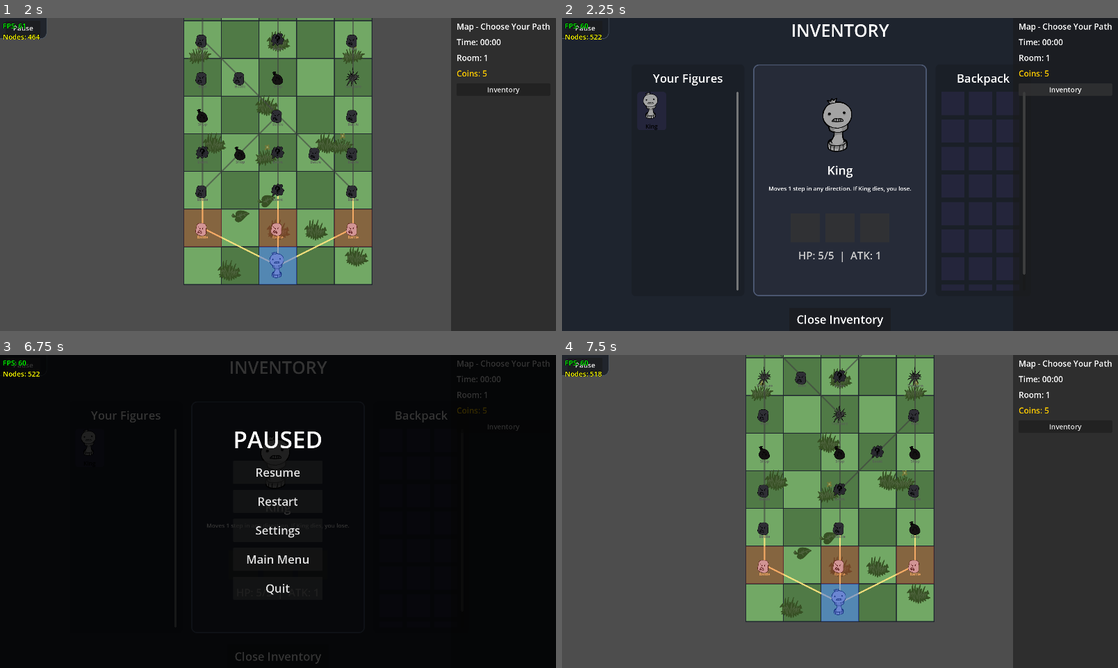
Above: before the commit, frames 1-4 (two rows, left to right).
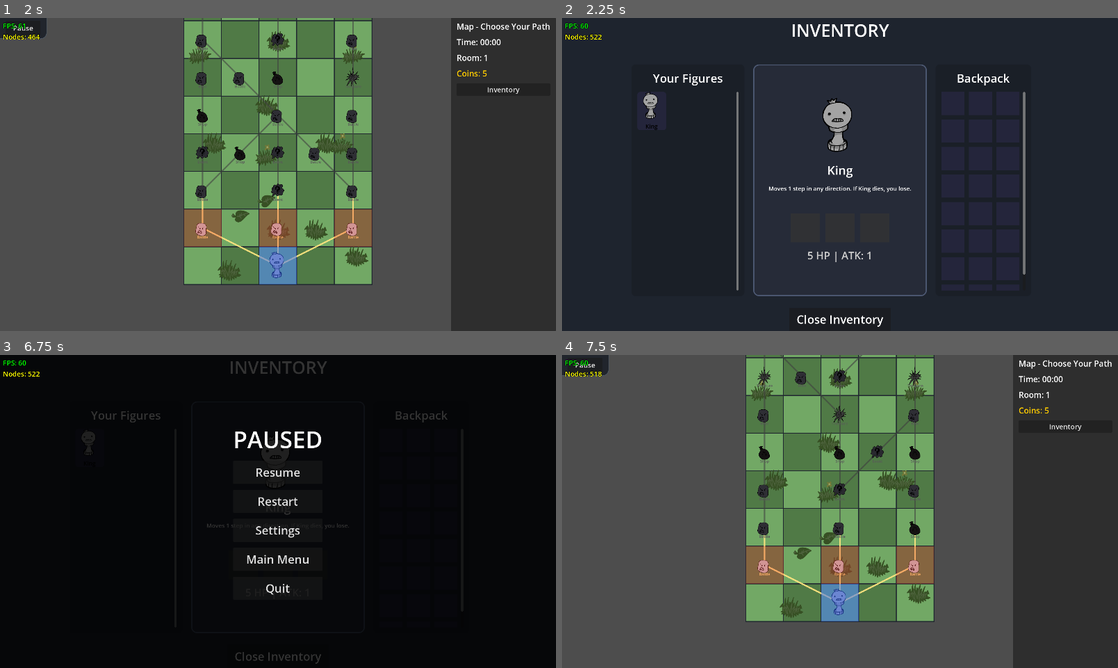
Above: after the commit, the same moments.

Repository: VAXVORTEX/Chessodd
Game: Godot game, scene res://Main.tscn
Two runs of this game, one before a commit and one after it. Both use one fixed random seed, a clock stepped at 60 frames per second and the inputs below.
Inputs (mouse positions are in pixels of both pictures, inside the frame that each line leads up to):
- Up to frame 1 (2 s): click "Play" at 0.5 s; click "Slot 1 - Empty" at 1.25 s
- Up to frame 2 (2.25 s): click "Inventory" at 2 s
- Up to frame 3 (6.75 s): click (88, 442) at 2.77 s; click (88, 442) at 3.52 s; click "Inventory" at 4.25 s; click "Inventory" at 5 s; click (88, 442) at 5.77 s; click "Pause" at 6.5 s
- Up to frame 4 (7.5 s): click "Restart" at 7.25 s

Frame 1 is identical in both runs. In frame 2, 0.9% of the frame differs, in the area x 0-99%, y 0-82%; in frame 3, 0.3%; in frame 4, nothing differs.

Commit message:
fix: remove drag lock during combat, fix z_index of inv_panel, format HP properly

Diff:
--- a/Main.gd
+++ b/Main.gd
@@ -626,7 +626,7 @@
 		board_node.add_child(lbl)
 func get_dead_piece_tooltip(dead: Dictionary) -> String:
 	var s = "[color=yellow]" + str(dead.name) + "[/color]\n"
-	s += "[color=red]0 / " + str(dead.max_hp) + " HP (Dead)[/color]\n"
+	s += "[color=red]0 HP (Dead)[/color]\n"
 	if dead.has("artifacts") and dead.artifacts.size() > 0:
 		s += "\n[color=aqua]Items:[/color]\n"
 		for a_id in dead.artifacts:
--- a/scripts/DragSlot.gd
+++ b/scripts/DragSlot.gd
@@ -29,20 +29,7 @@
 	)
 
 	var m3 = get_tree().get_first_node_in_group("main")
-	if slot_type == "piece" and m3 and m3.state != m3.GameState.SHOP and m3.state != m3.GameState.MAP:
-		var lock_rect = ColorRect.new()
-		lock_rect.color = Color(0, 0, 0, 0.6)
-		lock_rect.set_anchors_and_offsets_preset(Control.PRESET_FULL_RECT)
-		add_child(lock_rect)
-
-		var lock_lbl = Label.new()
-		lock_lbl.text = "X"
-		lock_lbl.set("theme_override_font_sizes/font_size", 40)
-		lock_lbl.set("theme_override_colors/font_color", Color(0.7, 0.7, 0.7, 0.9))
-		lock_lbl.set_anchors_and_offsets_preset(Control.PRESET_FULL_RECT)
-		lock_lbl.horizontal_alignment = HORIZONTAL_ALIGNMENT_CENTER
-		lock_lbl.vertical_alignment = VERTICAL_ALIGNMENT_CENTER
-		lock_rect.add_child(lock_lbl)
+	# Lock removed so players can drag items mid-combat
 
 func _gui_input(event):
 	if event is InputEventMouseButton and event.button_index == MOUSE_BUTTON_LEFT and not event.pressed:
--- a/scripts/InventoryManager.gd
+++ b/scripts/InventoryManager.gd
@@ -270,7 +270,7 @@
 		main.PieceType.TELEPAWN: desc = "Moves 1 step horizontally and vertically. Attacks diagonally forward. Teleports randomly after attacking."
 	main.inv_piece_desc.text = desc
 
-	main.inv_piece_stats.text = "HP: %d/%d  |  ATK: %d" % [p.current_hp, p.max_hp, p.attack_damage]
+	main.inv_piece_stats.text = "%d HP | ATK: %d" % [p.current_hp, p.attack_damage]
 
 	for c in main.inv_piece_slots.get_children():
 		c.queue_free()
--- a/scripts/UIBuilder.gd
+++ b/scripts/UIBuilder.gd
@@ -347,7 +347,7 @@
 	main.inv_panel = ColorRect.new()
 	main.inv_panel.color = Color(0.12, 0.14, 0.18, 1.0)
 	main.inv_panel.set_anchors_and_offsets_preset(Control.PRESET_FULL_RECT)
-	main.inv_panel.z_index = 150
+	main.inv_panel.z_index = 300
 	main.inv_panel.call_deferred("hide")
 	main.inv_panel.process_mode = Node.PROCESS_MODE_ALWAYS
 	main.ui_layer.add_child(main.inv_panel)
